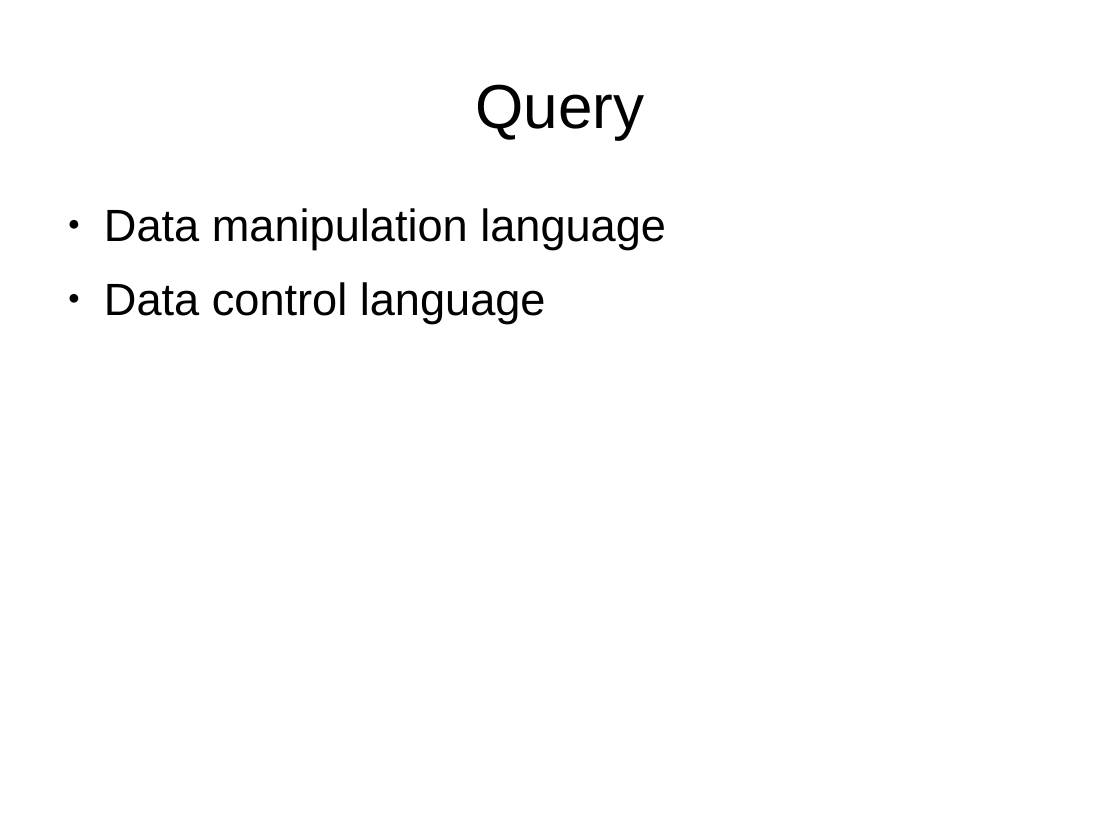
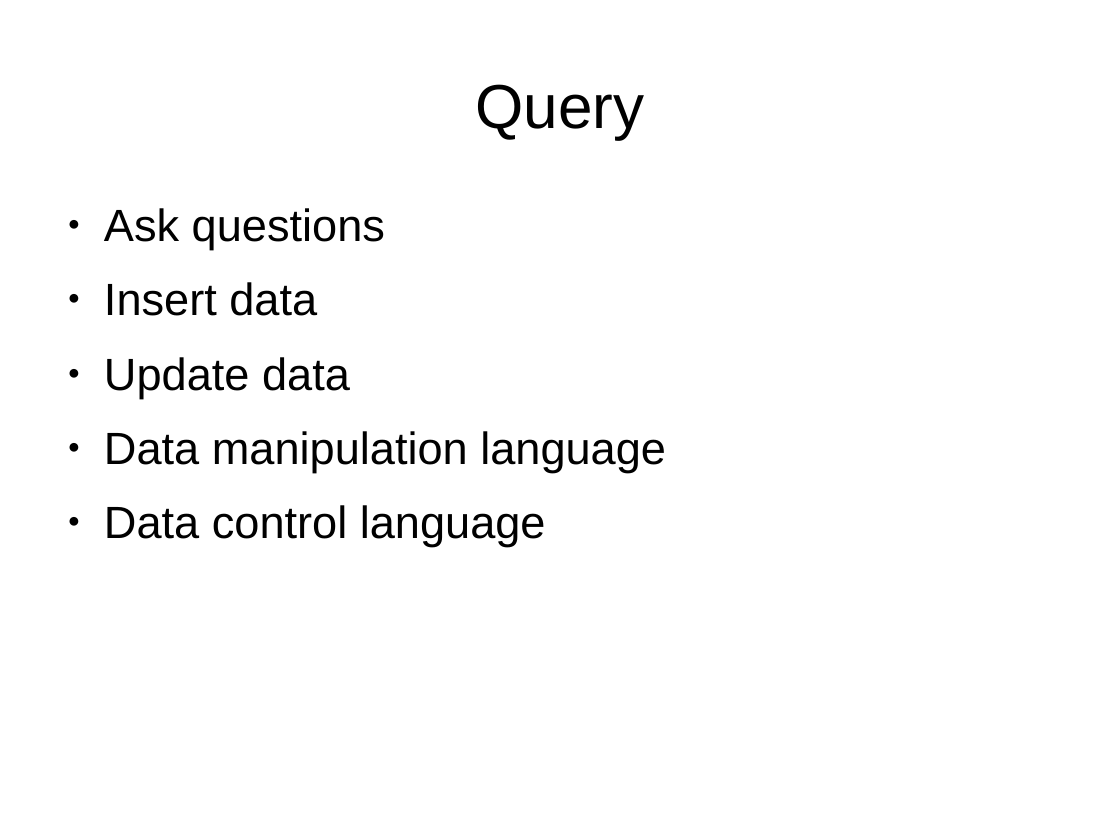
Before and after one commit to Oflameo/intro_to_databases_with_sqlite3, a slide deck: slide 6 of intro_to_databases_with_sqlite3.odp. Drawn at 1120x840 pixels with LibreOffice and Linux fonts; fonts in the diff are those of the drawing. Boxes give left, top, right and bottom in pixels: in the first picture for what was removed or moved away, otherwise in the second. Text is boxed around its words. In the diff, an @@ line names an element or a change of style, - is before the commit and + after.

```diff
--- a/intro_to_databases_with_sqlite3.odp
+++ b/intro_to_databases_with_sqlite3.odp
@@ text at [104,208,385,398]: paragraphs added @@
+● Ask questions
+● Insert data
+● Update data
```
Also in this commit, not shown: 2 other slides changed, 3 slides added, 2 slides removed.
